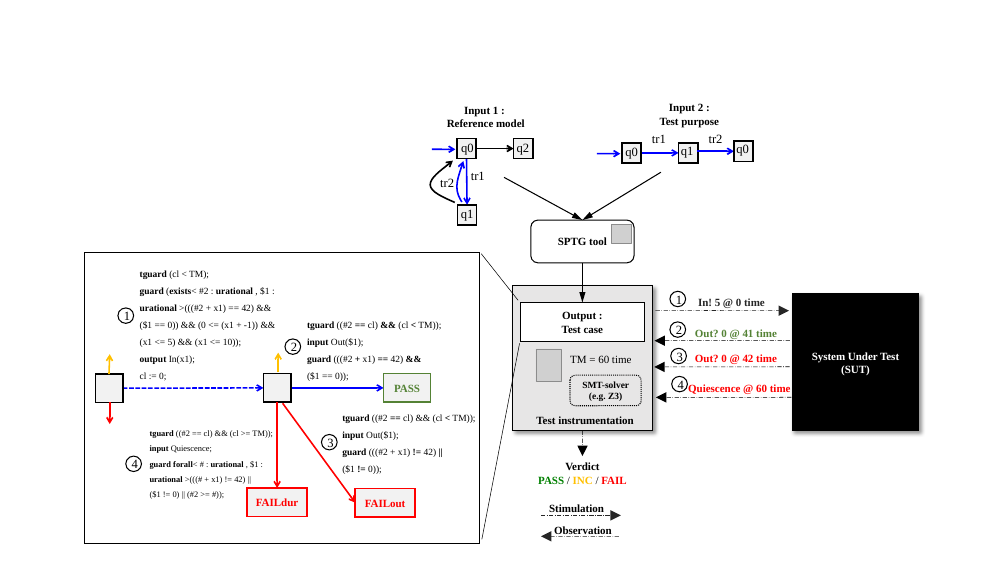
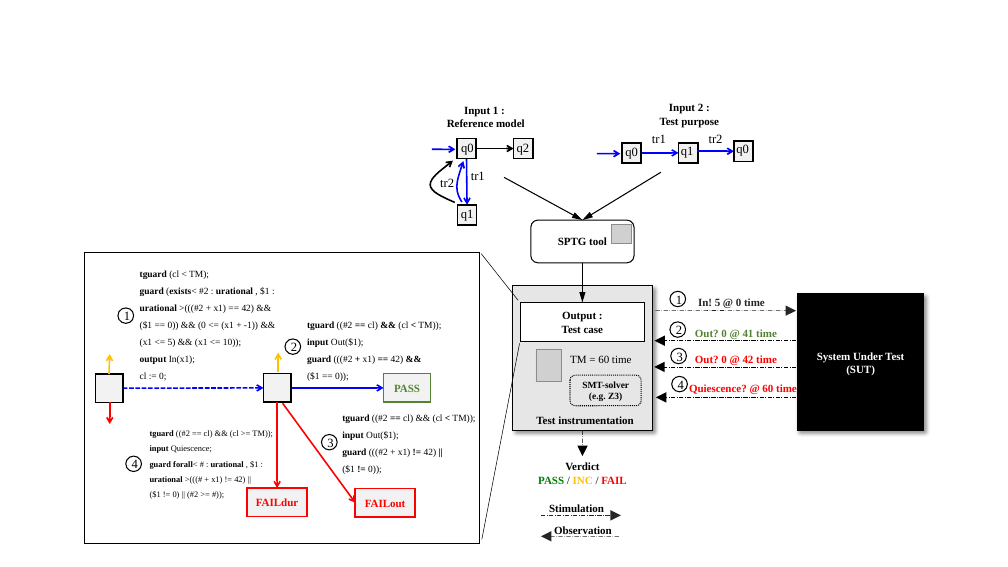
Before and after one commit to bbannour/SPTG, a slide deck: slide 3 of README_files/images/figures.pptx. Drawn at 1008x567 pixels with LibreOffice and Linux fonts; fonts in the diff are those of the drawing; grey boxes stand for pictures. Boxes give left, top, right and bottom in pixels: in the first picture for what was removed or moved away, otherwise in the second. Text is boxed around its words. In the diff, an @@ line names an element or a change of style, - is before the commit and + after.

```diff
--- a/README_files/images/figures.pptx
+++ b/README_files/images/figures.pptx
@@ rectangle "System Under Test": place and size @@
-rectangle "System Under Test" at bbox=[792, 294, 919, 431]
+rectangle "System Under Test" at bbox=[798, 294, 924, 431]
@@ arrow moved from (656, 311) - (789, 311) to (656, 311) - (796, 311) @@
@@ arrow moved from (790, 341) - (655, 341) to (796, 341) - (655, 341) @@
@@ arrow moved from (790, 367) - (654, 367) to (796, 367) - (654, 367) @@
@@ text at bbox=[689, 384, 797, 394]: text changed @@
-Quiescence @ 60 time
+Quiescence? @ 60 time
@@ arrow moved from (792, 397) - (656, 398) to (796, 398) - (656, 398) @@
```
Also in this commit, not shown: 3 other files.
